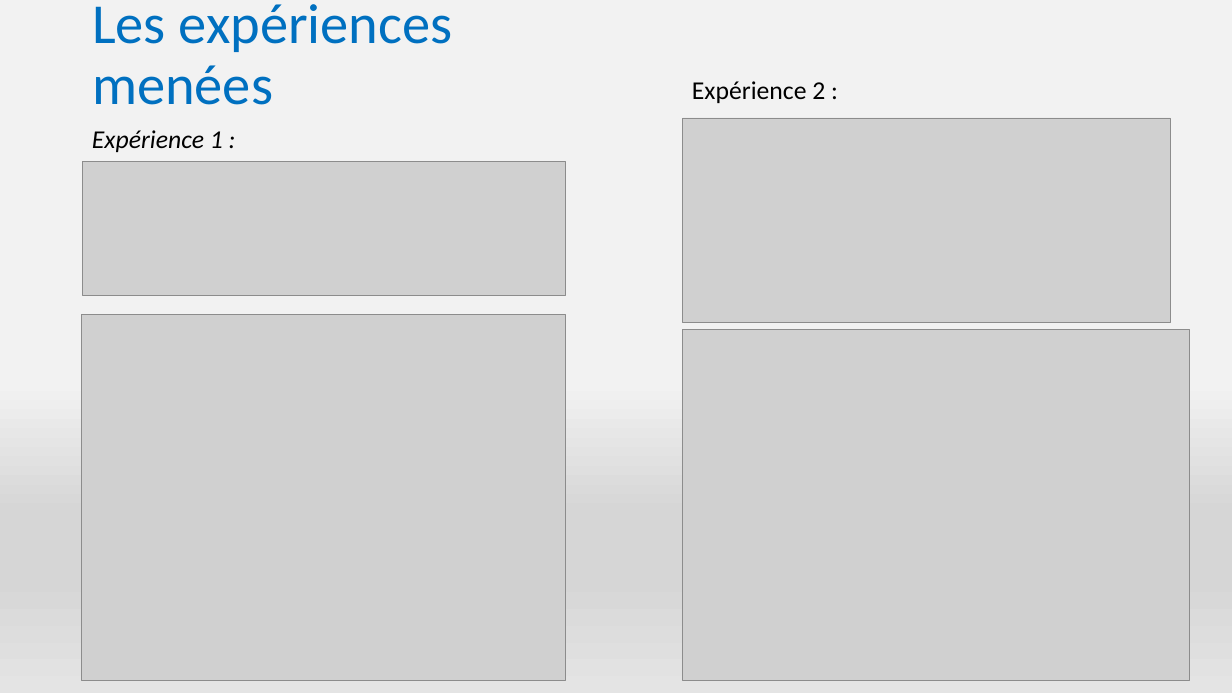
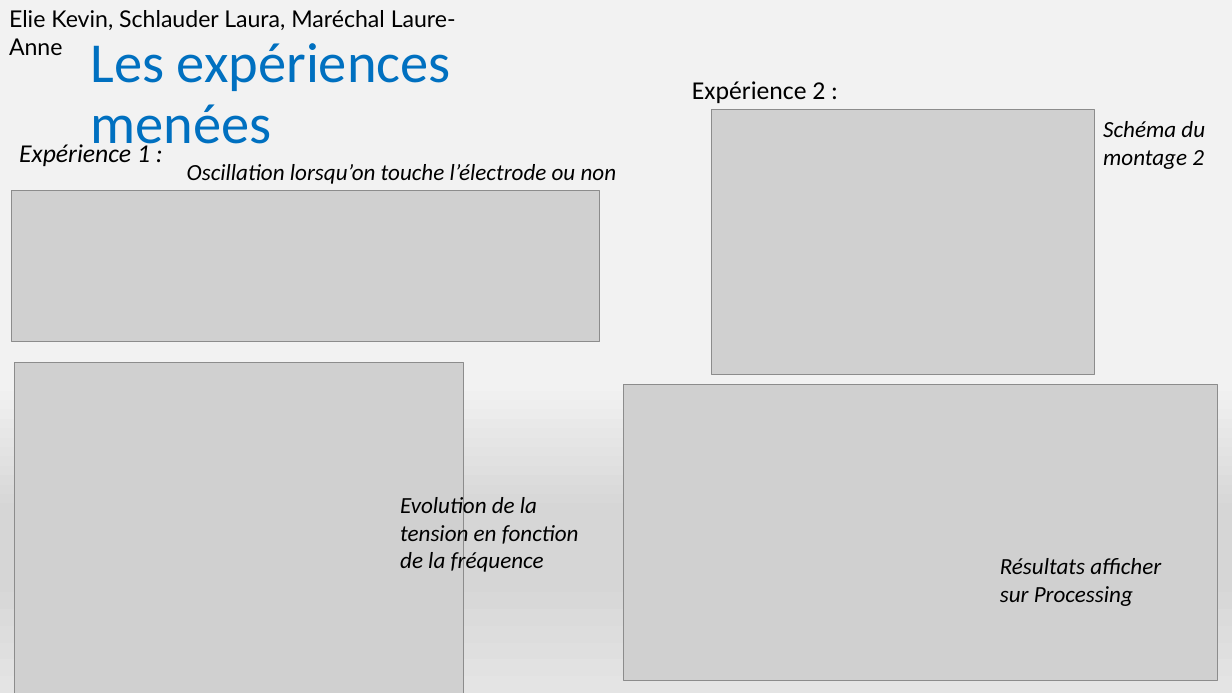
Before and after one commit to LaureAnneMary/Projet-Smartpatate, a slide deck: slide 3 of présentation.pptx. Drawn at 1232x693 pixels with LibreOffice and Linux fonts; fonts in the diff are those of the drawing; grey boxes stand for pictures. Boxes give left, top, right and bottom in pixels: in the first picture for what was removed or moved away, otherwise in the second. Text is boxed around its words. In the diff, an @@ line names an element or a change of style, - is before the commit and + after.

```diff
--- a/présentation.pptx
+++ b/présentation.pptx
@@ text added at (x1=9, y1=10, x2=456, y2=55), 18 pt, text #000000 @@
+Elie Kevin, Schlauder Laura, Maréchal Laure-Anne
@@ title "Les expériences menées" rewrapped from (x1=92, y1=4, x2=453, y2=105) to (x1=90, y1=43, x2=451, y2=156) @@
@@ picture removed at (x1=683, y1=118, x2=1171, y2=323) @@
@@ picture resized from (x1=683, y1=329, x2=1190, y2=680) to (x1=712, y1=110, x2=1094, y2=374) @@
@@ text "Expérience 1 :" moved from (x1=92, y1=130, x2=223, y2=152) to (x1=19, y1=141, x2=150, y2=166) @@
@@ text added at (x1=1103, y1=121, x2=1205, y2=169), 18 pt, text #000000, italic @@
+Schéma du montage 2
@@ text added at (x1=187, y1=164, x2=617, y2=184), 18 pt, text #000000, italic @@
+Oscillation lorsqu’on touche l’électrode ou non
@@ picture resized from (x1=83, y1=161, x2=566, y2=296) to (x1=11, y1=190, x2=599, y2=341) @@
@@ picture resized from (x1=81, y1=314, x2=566, y2=680) to (x1=15, y1=363, x2=463, y2=693) @@
@@ picture added at (x1=624, y1=384, x2=1218, y2=680) @@
@@ text added at (x1=400, y1=493, x2=579, y2=575), 18 pt, text #000000, italic @@
+Evolution de la tension en fonction de la fréquence
@@ text added at (x1=1000, y1=558, x2=1161, y2=606), 18 pt, text #000000, italic @@
+Résultats afficher sur Processing
```
Also in this commit, not shown: 4 other slides changed, 1 slide added, 1 slide removed.
